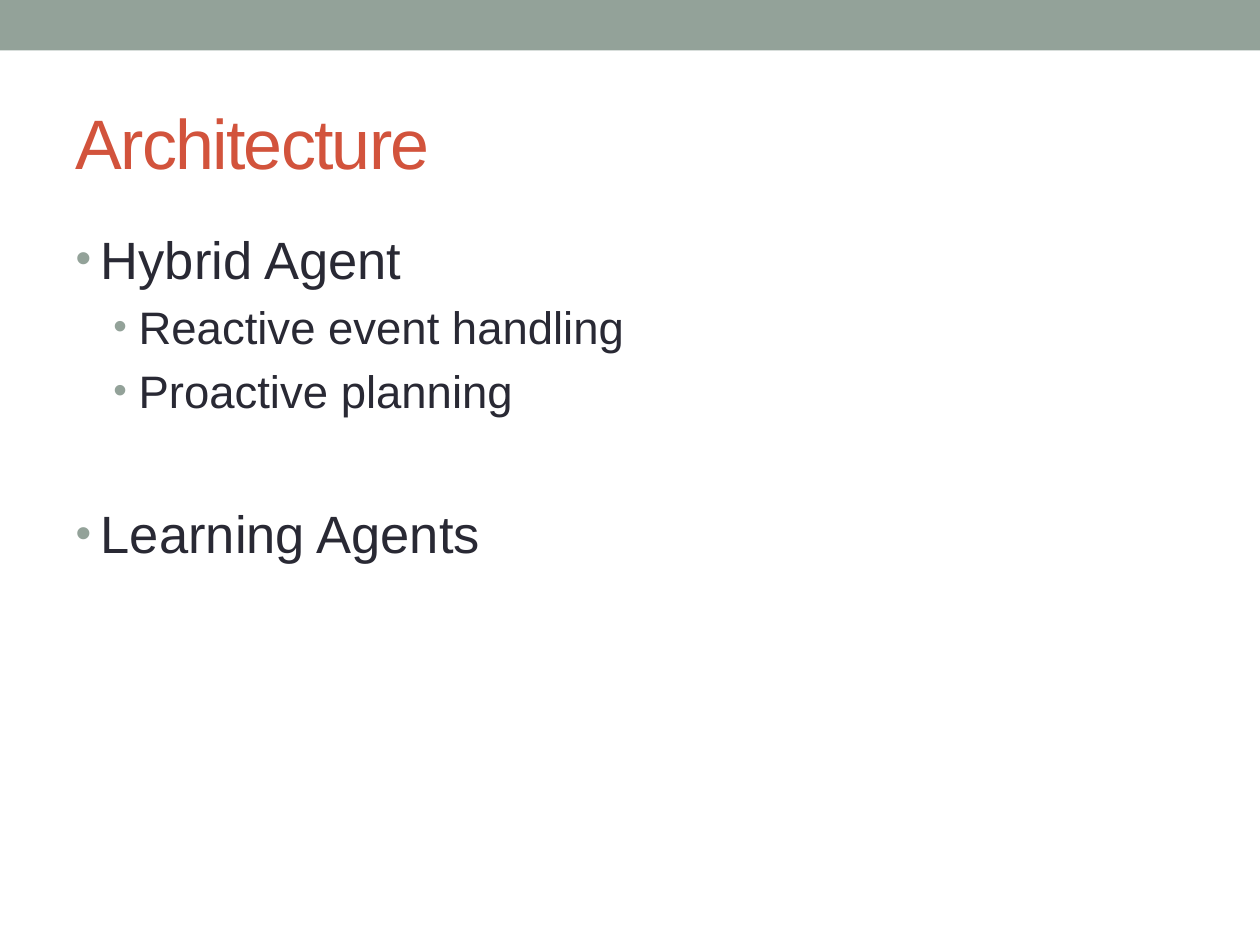
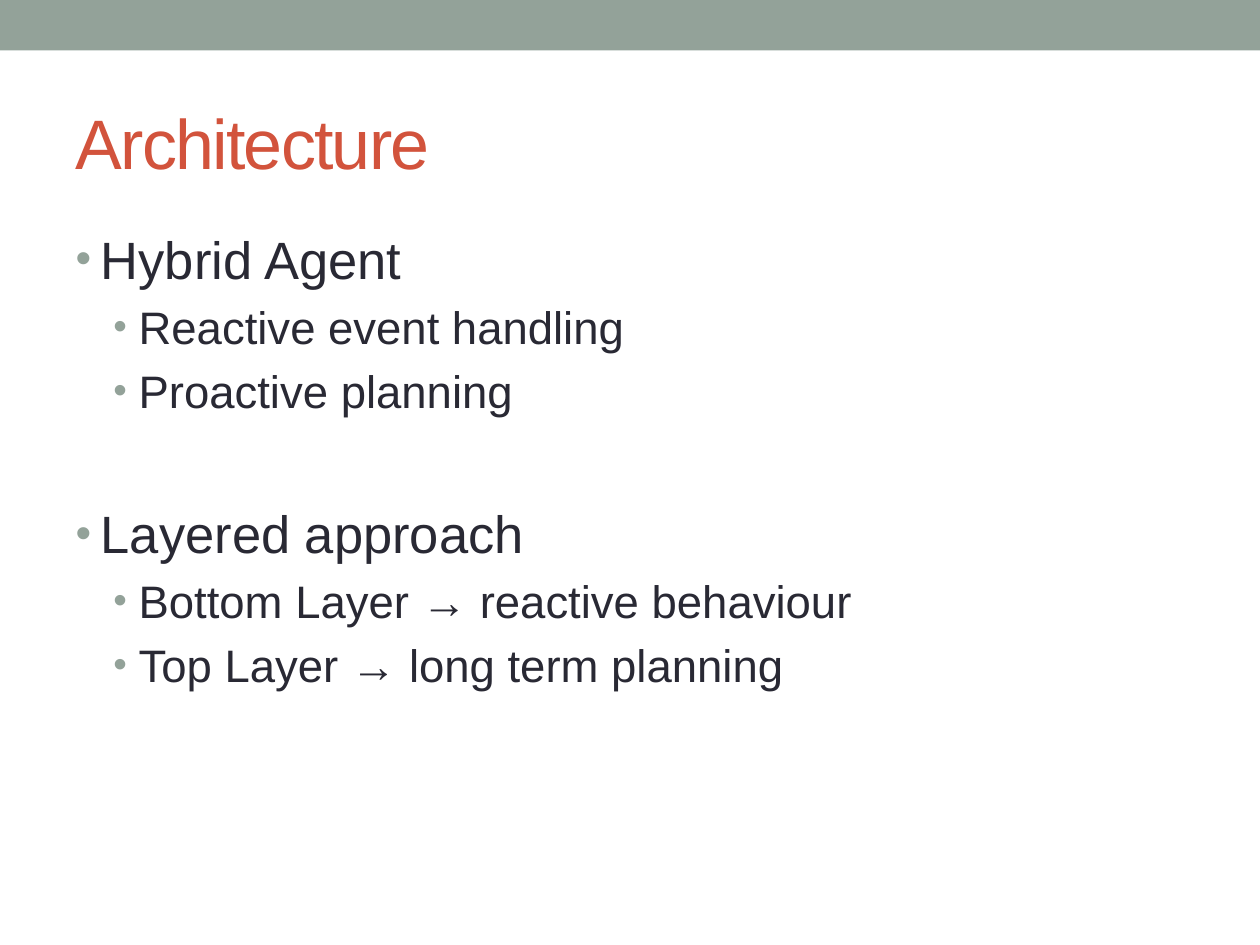
Before and after one commit to IsNull/Tacy, a slide deck: slide 3 of documentation/OperationRoom/presentation/ORP_neher_buettiker.pptx. Drawn at 1260x945 pixels with LibreOffice and Linux fonts; fonts in the diff are those of the drawing. Boxes give left, top, right and bottom in pixels: in the first picture for what was removed or moved away, otherwise in the second. Text is boxed around its words. In the diff, an @@ line names an element or a change of style, - is before the commit and + after.

Commit message:
improved slides

```diff
--- a/documentation/OperationRoom/presentation/ORP_neher_buettiker.pptx
+++ b/documentation/OperationRoom/presentation/ORP_neher_buettiker.pptx
@@ text at <box>101,515,852,691</box>: text changed; size 30 to 26 pt @@
-• Learning Agents
+• Layered approach
+  • Bottom Layer → reactive behaviour
+  • Top Layer → long term planning
```
Also in this commit, not shown: 1 other slide changed, 1 slide added.
